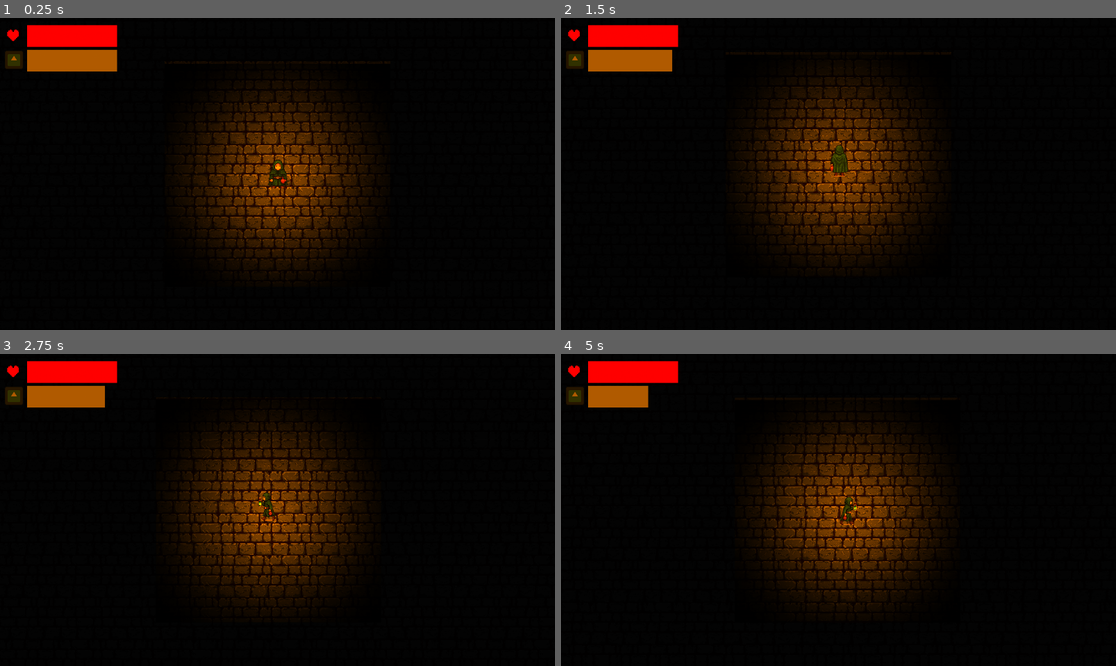
Above: before the commit, frames 1-4 (two rows, left to right).
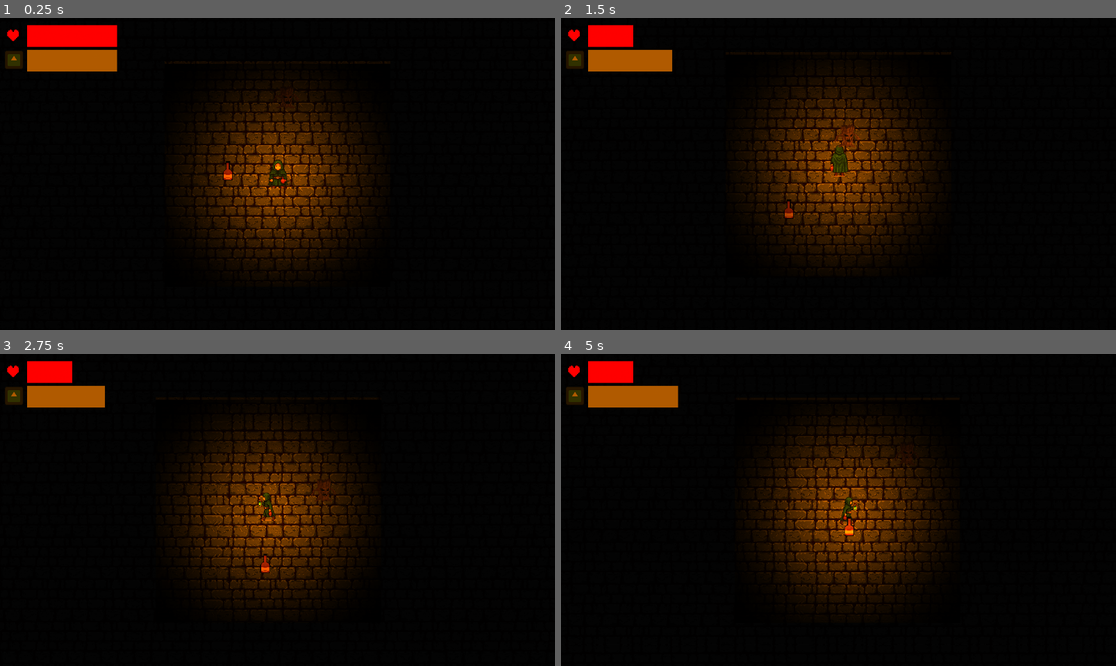
Above: after the commit, the same moments.

Repository: Frosmoth2324/Capstone-Game
Game: Godot game, scene res://Scenes/level.tscn
The game is run twice, just before and just after one commit, with the same random seed, the same clock (stepped at 60 frames per second) and the same inputs. The engine's default icon, where the game draws it, is replaced by a stand-in: a white triangle on a blue panel in a dark square. Sound files missing from this copy of the repository are replaced by a short silence.
Inputs:
- Up to frame 1 (0.25 s): no input
- Up to frame 2 (1.5 s): tap Enter at 0.5 s; hold W (Up) from 0.53 s (still down)
- Up to frame 3 (2.75 s): release W (Up) at 2.03 s; hold Left (Left) from 2.03 s (still down)
- Up to frame 4 (5 s): release Left (Left) at 3.53 s; hold S (Down) 3.53-4.28 s; hold D (Right) from 4.28 s (still down)

The runs differ from the first frame. In frame 1, less than 0.1% of the frame differs, in the area x 40-53%, y 22-53%; in frame 2, 0.7%; in frame 3, 6.5%; in frame 4, 6.8%, in the area x 13-69%, y 2-82%.

Commit message:
enemy and oil item

Diff:
--- /dev/null
+++ b/Scenes/enemy.tscn
@@ -0,0 +1,71 @@
+[gd_scene load_steps=10 format=3 uid="uid://cg3nd41s213fe"]
+
+[ext_resource type="Script" path="res://Scripts/enemy.gd" id="1_cvv4c"]
+[ext_resource type="Texture2D" uid="uid://bkmfg36l1lrxf" path="res://Assets/Enemies.png" id="2_uelap"]
+
+[sub_resource type="AtlasTexture" id="AtlasTexture_m6yok"]
+atlas = ExtResource("2_uelap")
+region = Rect2(0, 0, 43, 44)
+
+[sub_resource type="AtlasTexture" id="AtlasTexture_rjql3"]
+atlas = ExtResource("2_uelap")
+region = Rect2(43, 0, 43, 44)
+
+[sub_resource type="AtlasTexture" id="AtlasTexture_2ymae"]
+atlas = ExtResource("2_uelap")
+region = Rect2(86, 0, 43, 44)
+
+[sub_resource type="AtlasTexture" id="AtlasTexture_6vd5s"]
+atlas = ExtResource("2_uelap")
+region = Rect2(129, 0, 43, 44)
+
+[sub_resource type="SpriteFrames" id="SpriteFrames_luap7"]
+animations = [{
+"frames": [{
+"duration": 1.0,
+"texture": SubResource("AtlasTexture_m6yok")
+}, {
+"duration": 1.0,
+"texture": SubResource("AtlasTexture_rjql3")
+}, {
+"duration": 1.0,
+"texture": SubResource("AtlasTexture_2ymae")
+}, {
+"duration": 1.0,
+"texture": SubResource("AtlasTexture_6vd5s")
+}],
+"loop": true,
+"name": &"walk",
+"speed": 3.0
+}]
+
+[sub_resource type="CircleShape2D" id="CircleShape2D_kpoii"]
+radius = 64.195
+
+[sub_resource type="CircleShape2D" id="CircleShape2D_os5v6"]
+radius = 32.3883
+
+[node name="Enemy" type="CharacterBody2D"]
+script = ExtResource("1_cvv4c")
+
+[node name="Sprite" type="AnimatedSprite2D" parent="."]
+scale = Vector2(3, 3)
+sprite_frames = SubResource("SpriteFrames_luap7")
+animation = &"walk"
+autoplay = "walk"
+frame = 3
+frame_progress = 0.394783
+
+[node name="Area2D" type="Area2D" parent="."]
+
+[node name="CollisionShape2D" type="CollisionShape2D" parent="Area2D"]
+shape = SubResource("CircleShape2D_kpoii")
+
+[node name="NavigationAgent2D" type="NavigationAgent2D" parent="."]
+
+[node name="RayCast2D" type="RayCast2D" parent="."]
+
+[node name="CollisionShape2D" type="CollisionShape2D" parent="."]
+shape = SubResource("CircleShape2D_os5v6")
+
+[connection signal="body_entered" from="Area2D" to="." method="_on_area_2d_body_entered"]
--- a/Scenes/level.tscn
+++ b/Scenes/level.tscn
@@ -1,8 +1,10 @@
-[gd_scene load_steps=4 format=3 uid="uid://crvr4t64khjk6"]
+[gd_scene load_steps=6 format=3 uid="uid://crvr4t64khjk6"]
 
 [ext_resource type="PackedScene" uid="uid://c6u6lt7xce26a" path="res://Scenes/player.tscn" id="1_frw4y"]
 [ext_resource type="Texture2D" uid="uid://bi0veih7vkgj2" path="res://Assets/Dungeon_brick_wall_grey.png.png" id="1_xjmqx"]
 [ext_resource type="PackedScene" uid="uid://l3sbtgxku847" path="res://Scenes/ui.tscn" id="3_juxmo"]
+[ext_resource type="PackedScene" uid="uid://clkp8fyws0hxj" path="res://Scenes/oil.tscn" id="4_tt366"]
+[ext_resource type="PackedScene" uid="uid://cg3nd41s213fe" path="res://Scenes/enemy.tscn" id="5_bnj4o"]
 
 [node name="Level" type="Node2D"]
 
@@ -24,3 +26,9 @@
 color = Color(0.0392157, 0.0392157, 0.0392157, 1)
 
 [node name="UI" parent="." instance=ExtResource("3_juxmo")]
+
+[node name="Oil" parent="." instance=ExtResource("4_tt366")]
+position = Vector2(402, 324)
+
+[node name="Enemy" parent="." instance=ExtResource("5_bnj4o")]
+position = Vector2(648, 24)
--- a/Scenes/oil.tscn
+++ b/Scenes/oil.tscn
@@ -1,22 +1,18 @@
 [gd_scene load_steps=5 format=3 uid="uid://clkp8fyws0hxj"]
 
-[ext_resource type="AudioStream" uid="uid://by5u8u7016rmw" path="res://oilRefill.mp3" id="1_ragfu"]
-
-[sub_resource type="Gradient" id="Gradient_w7edu"]
-colors = PackedColorArray(0, 0, 0, 1, 1, 0, 0, 1)
-
-[sub_resource type="GradientTexture1D" id="GradientTexture1D_4je6r"]
-gradient = SubResource("Gradient_w7edu")
+[ext_resource type="Texture2D" uid="uid://c2a8fl4dk6yfh" path="res://Assets/oil_bottle.png" id="1_6ropb"]
+[ext_resource type="Script" path="res://Scripts/oil.gd" id="1_qdpxf"]
+[ext_resource type="AudioStream" uid="uid://by5u8u7016rmw" path="res://Assets/oilRefill.mp3" id="1_ragfu"]
 
 [sub_resource type="CircleShape2D" id="CircleShape2D_dpcby"]
-radius = 58.0775
+radius = 77.026
 
 [node name="Oil" type="Node2D"]
+script = ExtResource("1_qdpxf")
 
 [node name="Sprite2D" type="Sprite2D" parent="."]
-position = Vector2(0.499999, 0.499996)
-scale = Vector2(0.222656, 61)
-texture = SubResource("GradientTexture1D_4je6r")
+scale = Vector2(2.5, 2.5)
+texture = ExtResource("1_6ropb")
 
 [node name="OilSound" type="AudioStreamPlayer2D" parent="."]
 stream = ExtResource("1_ragfu")
@@ -26,3 +22,6 @@
 
 [node name="CollisionShape2D" type="CollisionShape2D" parent="Area2D"]
 shape = SubResource("CircleShape2D_dpcby")
+
+[connection signal="finished" from="OilSound" to="." method="_on_oil_sound_finished"]
+[connection signal="body_entered" from="Area2D" to="." method="_on_area_2d_body_entered"]
--- a/Scenes/player.tscn
+++ b/Scenes/player.tscn
@@ -1,9 +1,9 @@
 [gd_scene load_steps=14 format=3 uid="uid://c6u6lt7xce26a"]
 
 [ext_resource type="Script" path="res://Scripts/player.gd" id="1_t0qeu"]
-[ext_resource type="Texture2D" uid="uid://bnvym4b241x4e" path="res://player.png" id="2_xx4bp"]
+[ext_resource type="Texture2D" uid="uid://bnvym4b241x4e" path="res://Assets/player.png" id="2_xx4bp"]
 [ext_resource type="Texture2D" uid="uid://b134fmlltmnew" path="res://Assets/circle.png" id="3_f88wp"]
-[ext_resource type="AudioStream" uid="uid://gqogr222nilp" path="res://playerHit.mp3" id="4_cudna"]
+[ext_resource type="AudioStream" uid="uid://gqogr222nilp" path="res://Assets/playerHit.mp3" id="4_cudna"]
 
 [sub_resource type="AtlasTexture" id="AtlasTexture_35h2m"]
 atlas = ExtResource("2_xx4bp")
@@ -88,6 +88,7 @@
 
 [sub_resource type="Animation" id="Animation_0p5ra"]
 resource_name = "flame_out"
+length = 0.7
 tracks/0/type = "value"
 tracks/0/imported = false
 tracks/0/enabled = true
@@ -95,10 +96,10 @@
 tracks/0/interp = 1
 tracks/0/loop_wrap = true
 tracks/0/keys = {
-"times": PackedFloat32Array(0, 1),
-"transitions": PackedFloat32Array(1, 1),
+"times": PackedFloat32Array(0, 0.5, 0.7),
+"transitions": PackedFloat32Array(1, 1, 1),
 "update": 0,
-"values": [3.0, 0.0]
+"values": [3.0, 0.0, 0.0]
 }
 tracks/1/type = "value"
 tracks/1/imported = false
@@ -107,10 +108,10 @@
 tracks/1/interp = 1
 tracks/1/loop_wrap = true
 tracks/1/keys = {
-"times": PackedFloat32Array(0, 1),
-"transitions": PackedFloat32Array(1, 1),
+"times": PackedFloat32Array(0, 0.5, 0.7),
+"transitions": PackedFloat32Array(1, 1, 1),
 "update": 1,
-"values": [true, false]
+"values": [true, false, false]
 }
 
 [sub_resource type="AnimationLibrary" id="AnimationLibrary_t6b4l"]
--- /dev/null
+++ b/Scripts/enemy.gd
@@ -0,0 +1,40 @@
+extends CharacterBody2D
+
+@onready var nav = $NavigationAgent2D
+@onready var ray = $RayCast2D
+@onready var player = %Player
+@onready var sprite = $Sprite
+
+var SPEED = 100
+var health = 10
+var damage = 50
+
+
+func _ready():
+	if ray.is_colliding():
+		ray.set_target_position(player.position)
+		nav.target_position = player.position
+
+func _physics_process(delta):
+	ray.set_target_position(player.position)
+	if ray.is_colliding():
+		nav.target_position = player.position
+		if nav.is_navigation_finished():
+			return
+		var pos = position
+		var target_pos = nav.get_next_path_position()
+		velocity = pos.direction_to(target_pos) * SPEED * delta
+		if pos.direction_to(target_pos).x > 0:
+			sprite.flip_h = false
+		elif pos.direction_to(target_pos).x < 0:
+			sprite.flip_h = true
+		if health > 0:
+			move_and_slide()
+
+func hit(hurt):
+	health -= hurt
+
+
+func _on_area_2d_body_entered(body):
+	if body.has_method("hit"):
+		body.hit(damage)
--- /dev/null
+++ b/Scripts/oil.gd
@@ -0,0 +1,13 @@
+extends Node2D
+
+@onready var oil_sound = $OilSound
+
+
+func _on_area_2d_body_entered(body):
+	if body.has_method("is_player"):
+		GameManager.oil += 5
+		oil_sound.play()
+
+
+func _on_oil_sound_finished():
+	queue_free()
--- a/Scripts/player.gd
+++ b/Scripts/player.gd
@@ -1,12 +1,12 @@
 extends CharacterBody2D
 
-
-const SPEED = 12500
 @onready var sprite_2d = $Sprite2D
 @onready var light = $PointLight2D
 @onready var oil_timer = $OilTimer
 @onready var animation_player = $AnimationPlayer
 @onready var hit_sound = $HitSound
+
+const SPEED = 12500
 
 func _ready():
 	oil_timer.start()
@@ -30,6 +30,12 @@
 func _process(_delta):
 	if light.enabled == false:
 		GameManager.dead = true
+	if GameManager.oil > 5:
+		light.scale = Vector2(2, 2)
+	elif GameManager.oil <= 5:
+		light.scale = (2.0/5.0) * Vector2(GameManager.oil, GameManager.oil)
+	if GameManager.health <= 0:
+		animation_player.play("flame_out")
 
 
 func _on_oil_timer_timeout():
@@ -39,6 +45,9 @@
 	elif GameManager.oil == 0:
 		animation_player.play("flame_out")
 
-func hit(damage):
-	hit_sound.playing = true
-	GameManager.health -= damage
+func hit(hurt):
+	hit_sound.play()
+	GameManager.health -= hurt
+
+func is_player():
+	print("sup dude")
Not shown, added: Assets/Bottles_32x32_06.png.import
Binary file added: Assets/oil_bottle.png
Not shown, added: Assets/oil_bottle.png.import
